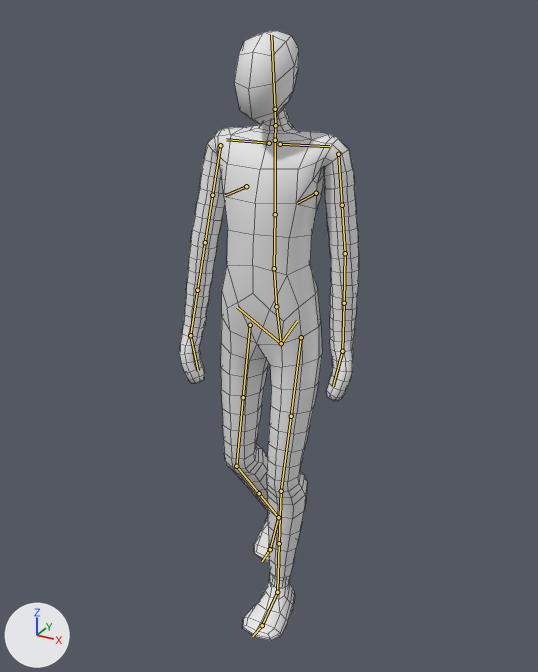
Renders of the Blender file Models/RealLife/Characters/QA.blend from each side of a commit.
Both versions are drawn from a 50 mm camera at (1069.0, -1975.0, 2017.0) aimed at (-32.0, 28.0, 1016.0). The axes (+X, +Y, +Z) are drawn at lower left. The lights are the same throughout. The picture after the commit comes second. Both versions are drawn at frame 45 of the action 'Walk'; the numbers are the values there. The bones that bend it are drawn over the model as lines. Mesh edges are drawn as thin lines.
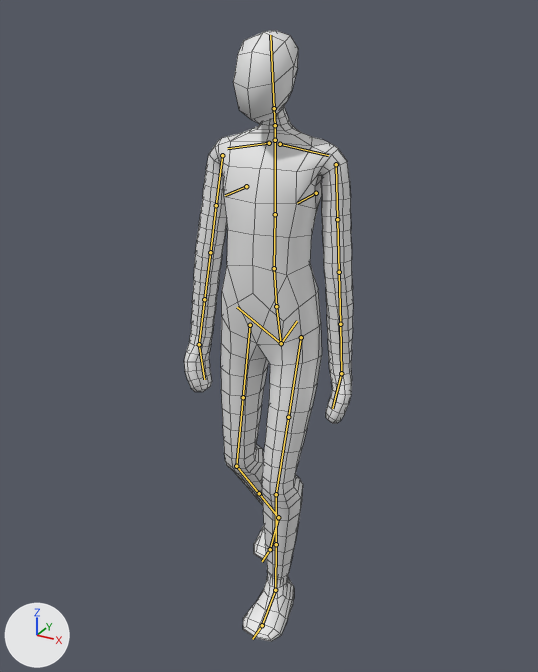
Where the change shows, as pixel boxes (x1, y1, x2, y2) in the pictures (538 x 672 px):
'Plane.002', posed (6% narrower): before (179, 30, 359, 641); after (184, 30, 353, 642)

The edits, one by one:
Bone 'shoulder.L' (bone_shoulder_l) turns from (0, 0, 0) to (-10, 0, 0) degrees about its own x, y and z.
Bone 'shoulder.R' (bone_shoulder_r) turns from (0, 0, 0) to (-10, 0, 0) degrees about its own x, y and z.
Bone 'hand_ik.L' (bone_hand_ik_l) moves from (-473.0, 21.0, -313.0) to (-473.0, 21.0, -394.0).
Bone 'hand_ik.R' (bone_hand_ik_r) moves from (438.0, -86.0, -327.0) to (448.0, -55.0, -370.0).
Bone 'hand_ik.R' (bone_hand_ik_r) turns from (21, -23, 45) to (22, -8, 48) degrees about its own x, y and z.
Bone 'foot_spin_ik.L' (bone_foot_spin_ik_l) turns from (-5, 0, 0) to (5, 0, 0) degrees about its own x, y and z.
